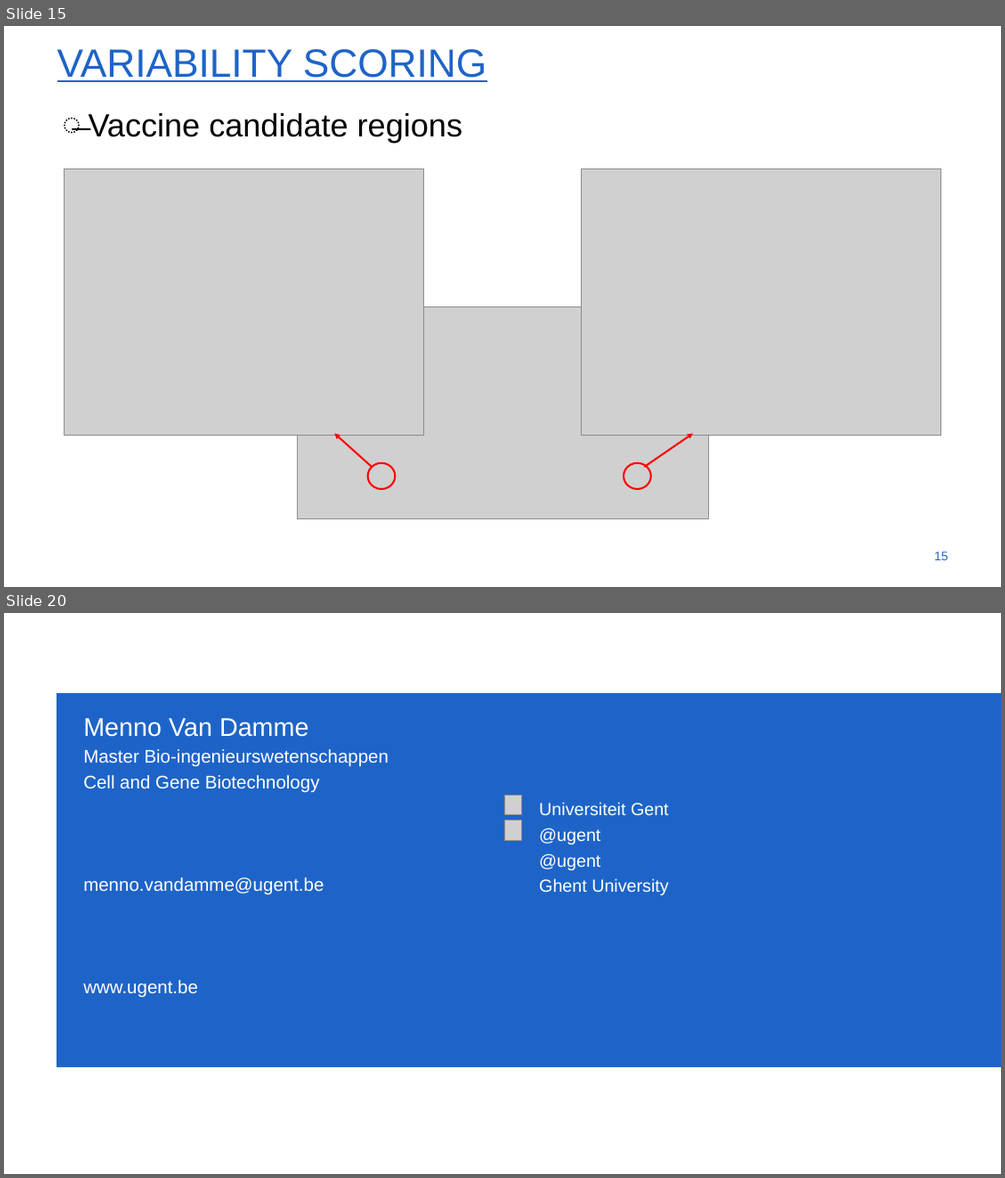
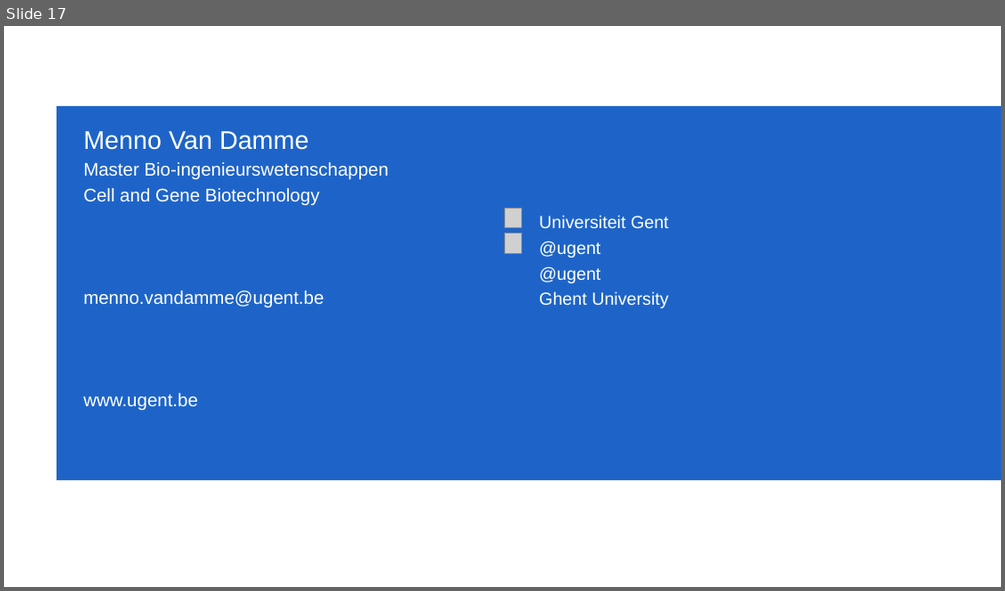
Before and after one commit to menvdamm/MScThesis, a slide deck: Masterthesis_Menno_Van_Damme.pptx. Shown one above the other, each under a label of ours: slides 15 and 20 before the commit, slide 17 after it; the slides between them are not shown. The pictures are 1005x1178 and 1005x591 pixels, drawn with LibreOffice and Linux fonts; fonts in the diff are those of the drawing; grey boxes stand for pictures; background and template pictures are left out. Boxes give left, top, right and bottom in pixels: in the first picture for what was removed or moved away, otherwise in the second. Text is boxed around its words. In the diff, an @@ line names an element or a change of style, - is before the commit and + after.

```diff
--- a/Masterthesis_Menno_Van_Damme.pptx
+++ b/Masterthesis_Menno_Van_Damme.pptx
@@ slide 15 removed at [4,26,1001,587], background #FFFFFF @@
@@ title removed at [57,49,487,82] @@
-VARIABILITY SCORING
@@ text removed at [89,113,462,143] @@
-̶ Vaccine candidate regions
@@ picture removed at [65,168,424,435] @@
@@ picture removed at [582,168,941,435] @@
@@ picture removed at [297,306,708,518] @@
@@ arrow removed from (372, 467) to (335, 434) @@
@@ arrow removed from (644, 467) to (693, 434) @@
@@ ellipse removed at [368,463,395,489] @@
@@ ellipse removed at [623,463,651,489] @@
@@ page number removed at [934,551,948,560] @@
-15
@@ what was slide 20 is now slide 17 @@
```
Also in this commit, not shown: 7 slides changed, 8 slides added, 10 other slides removed.
